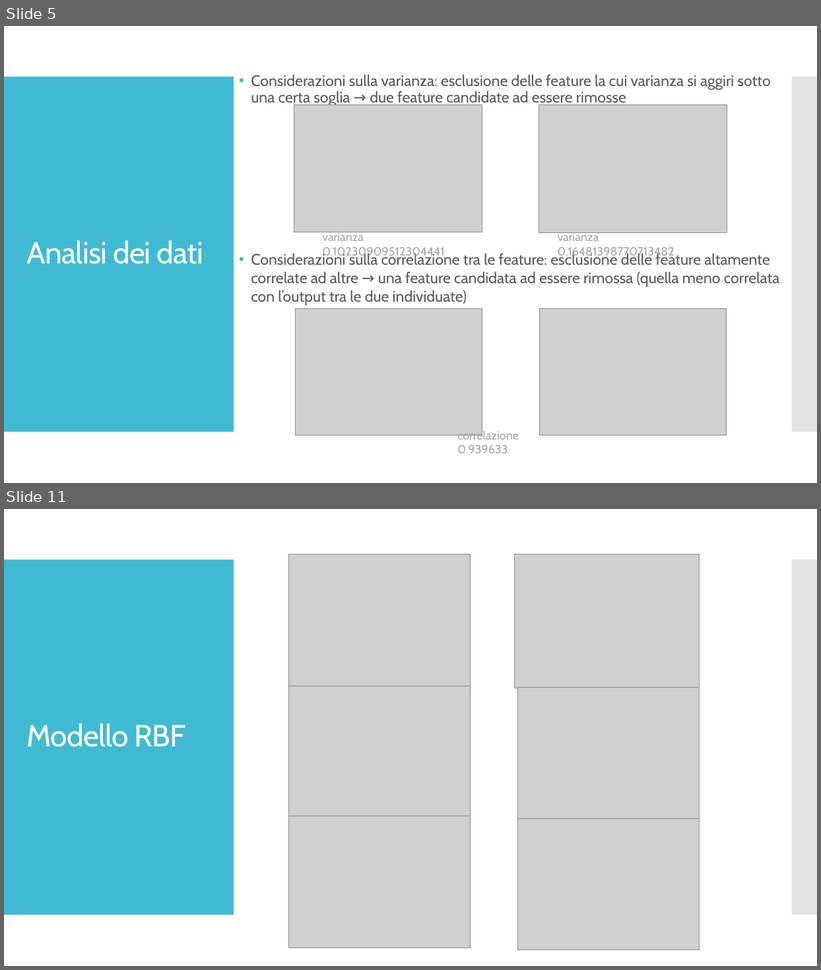
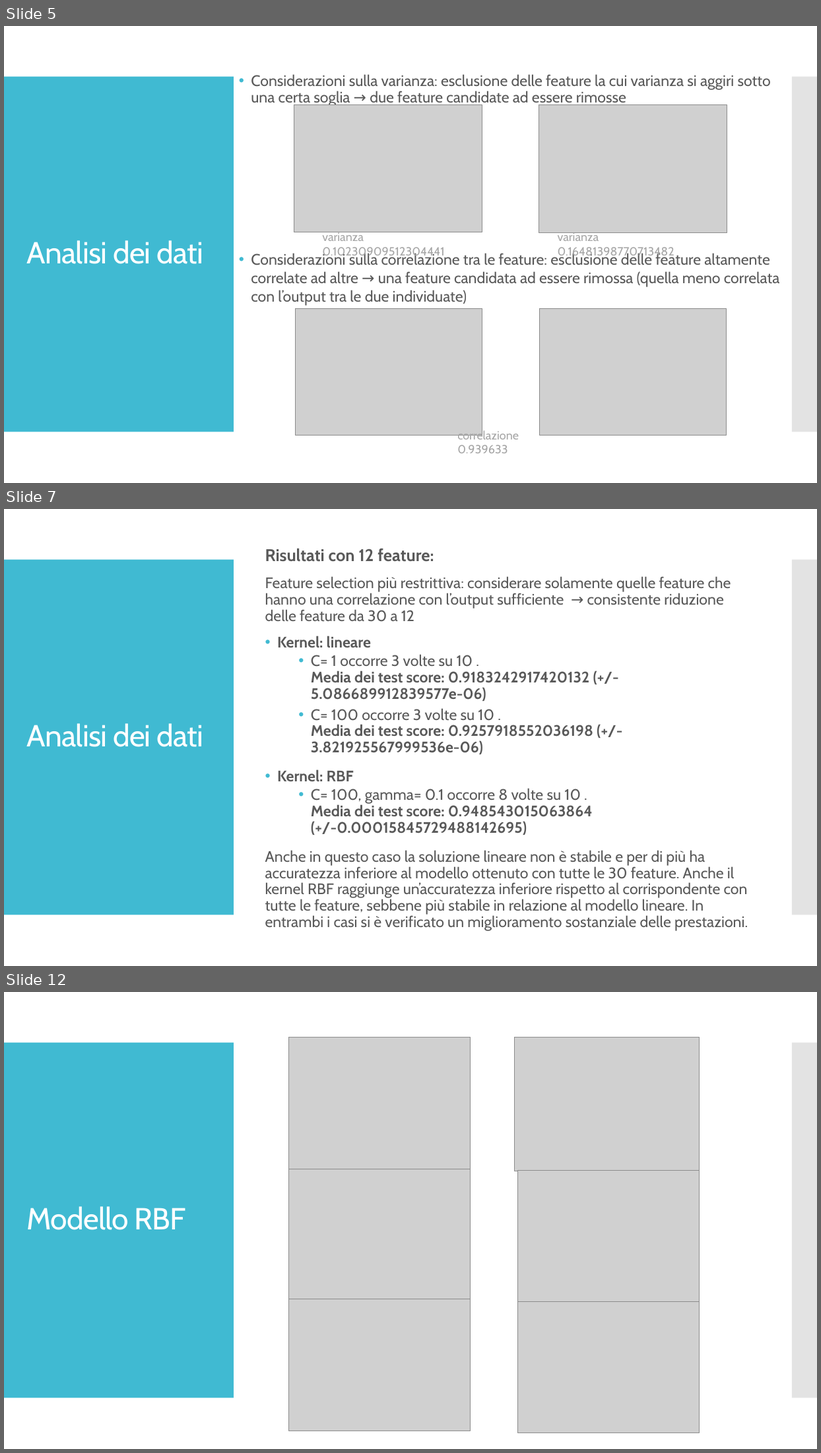
Before and after one commit to gianlubiscotto/Data-Analysis-and-Data-Mining, a slide deck: slide.pptx. Shown one above the other, each under a label of ours: slides 5 and 11 before the commit, slides 5, 7 and 12 after it; the slides between them are not shown. The pictures are 821x970 and 821x1453 pixels, drawn with LibreOffice and Linux fonts; fonts in the diff are those of the drawing; grey boxes stand for pictures. Boxes give left, top, right and bottom in pixels: in the first picture for what was removed or moved away, otherwise in the second. Text is boxed around its words. In the diff, an @@ line names an element or a change of style, - is before the commit and + after.

```diff
--- a/slide.pptx
+++ b/slide.pptx
@@ slide 7 added at box(4, 509, 817, 966), background #FFFFFF; not listed: 2 template elements that a slide beside it also shows @@
@@ text added at box(265, 548, 748, 931), 18 pt, text #595959 @@
+Risultati con 12 feature:
+Feature selection più restrittiva: considerare solamente quelle feature che hanno una correlazione con l’output sufficiente → consistente riduzione delle feature da 30 a 12
+• Kernel: lineare
+  • C= 1 occorre 3 volte su 10 .
+    Media dei test score: 0.9183242917420132 (+/- 5.086689912839577e-06)
+  • C= 100 occorre 3 volte su 10 .
+    Media dei test score: 0.9257918552036198 (+/- 3.821925567999536e-06)
+• Kernel: RBF
+  • C= 100, gamma= 0.1 occorre 8 volte su 10 .
+    Media dei test score: 0.948543015063864 (+/-0.00015845729488142695)
+Anche in questo caso la soluzione lineare non è stabile e per di più ha accuratezza inferiore al modello ottenuto con tutte le 30 feature. Anche il kernel RBF raggiunge un’accuratezza inferiore rispetto al corrispondente con tutte le feature, sebbene più stabile in relazione al modello lineare. In entrambi i casi si è verificato un miglioramento sostanziale delle prestazioni.
@@ title added at box(27, 723, 203, 747), 36 pt, text #FFFFFF @@
+Analisi dei dati
@@ what was slide 11 is now slide 12 @@
```
Also in this commit, not shown: 6 slides changed, 1 other slide added, 1 slide removed.
